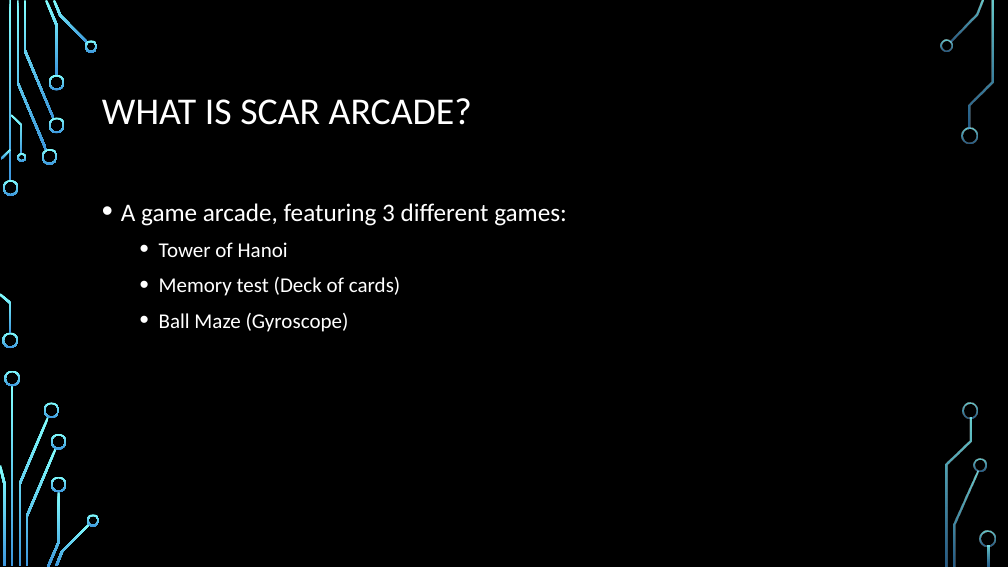
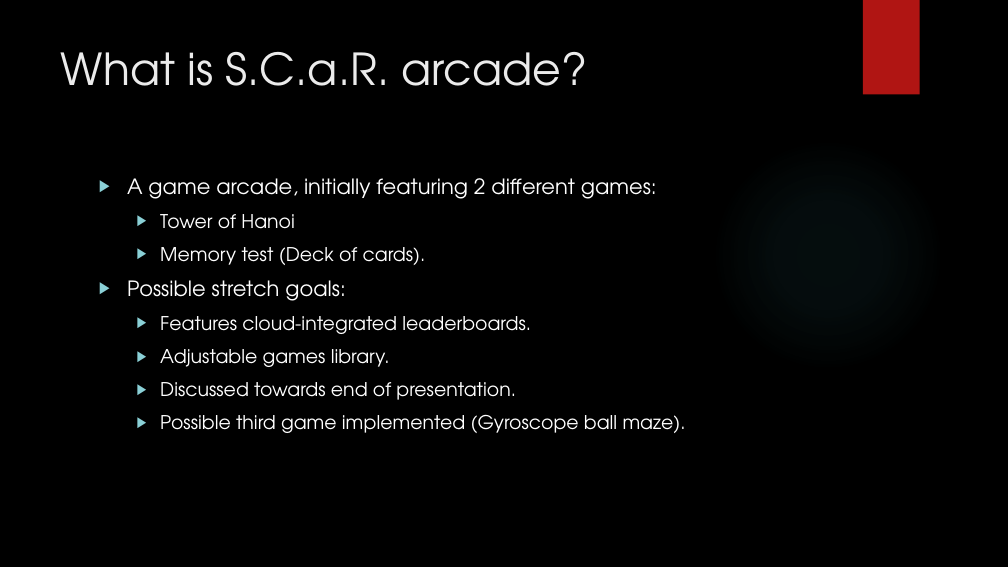
Before and after one commit to IgnitionOrk/SCaR_Arcade, a slide deck: slide 2 of SCaRArcade.pptx. Drawn at 1008x567 pixels with LibreOffice and Linux fonts; fonts in the diff are those of the drawing; background and template pictures are left out. Boxes give left, top, right and bottom in pixels: in the first picture for what was removed or moved away, otherwise in the second. Text is boxed around its words. In the diff, an @@ line names an element or a change of style, - is before the commit and + after.

```diff
--- a/SCaRArcade.pptx
+++ b/SCaRArcade.pptx
@@ rectangle added at [863,0,920,95], fill #B01513 @@
@@ title "What is S.C.a.R. arcade?" at [61,52,588,86]: vertical alignment middle to top @@
@@ title at [61,52,588,86]: text changed; size 36 to 42 pt; font Calibri to TeX Gyre Adventor; text colour #FFFFFF to #EBEBEB @@
-WHAT IS SCAR ARCADE?
+What is S.C.a.R. arcade?
@@ text "A game arcade, initially featuring ...": place and size @@
-text "A game arcade, initially featuring ..." at [121,203,567,332]
+text "A game arcade, initially featuring ..." at [127,178,686,433]
@@ text at [127,178,657,199]: text changed; size 24 to 20 pt; font Calibri to TeX Gyre Adventor @@
-• A game arcade, featuring 3 different games:
+▶ A game arcade, initially featuring 2 different games:
@@ text at [160,214,294,229]: size 20 to 18 pt, font Calibri to TeX Gyre Adventor in "Tower of Hanoi"; bullet • to ▶; line spacing 1.2 to 1; more space between paragraphs @@
@@ text at [127,247,686,433]: text changed; size 20 to 18 pt; font Calibri to TeX Gyre Adventor @@
-  • Memory test (Deck of cards)
-  • Ball Maze (Gyroscope)
+  ▶ Memory test (Deck of cards).
+▶ Possible stretch goals:
+  ▶ Features cloud-integrated leaderboards.
+  ▶ Adjustable games library.
+  ▶ Discussed towards end of presentation.
+  ▶ Possible third game implemented (Gyroscope ball maze).
@@ group removed at [0,0,996,567]: 33 freeform shapes, 3 rectangles @@
```
Also in this commit, not shown: 7 other slides changed, 4 slides added, 3 slides removed.
